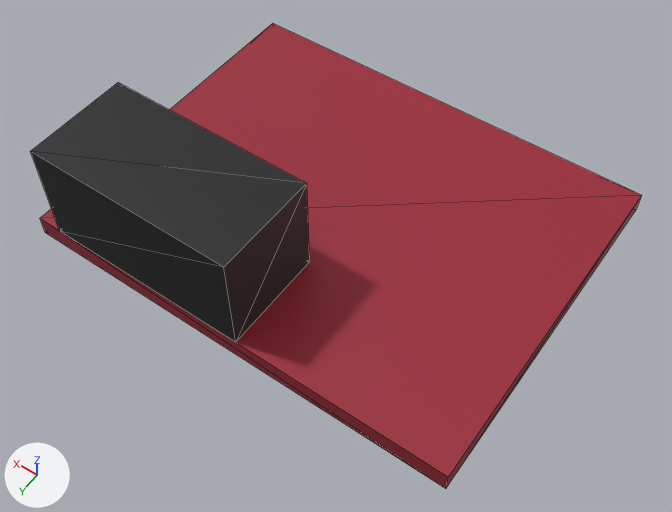
Two versions of the glTF model parts/relay-module-1ch/relay-module-1ch.glb, one commit apart.
Before and after are seen from a 50 mm lens placed at (-0.0252, 0.0383, 0.0549), pointed at (-0.0021, 0.0059, 0.0039). Every picture has the same lights, and +X, +Y and +Z are marked at lower left. The first picture is the older version. Mesh edges are drawn as thin lines. Where no turn or scale is listed for an object, it has been applied to the vertices. Vertices at exactly the same position are counted once.
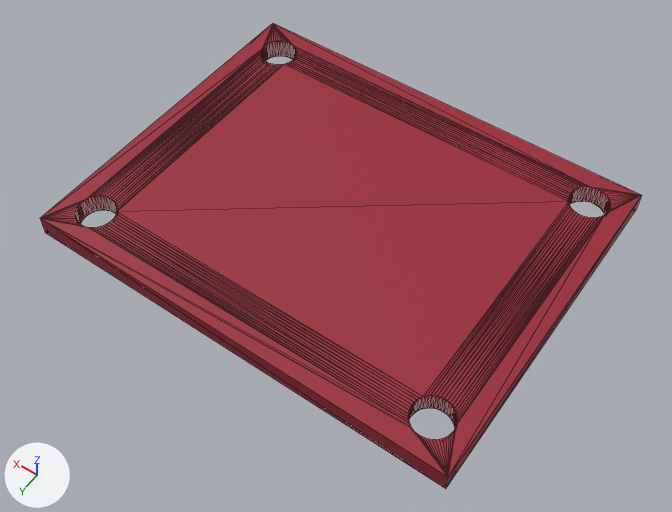
What differs and where, as boxes (x1, y1, x2, y2) in the pictures (672 x 512 px):
'Mesh_0', reshaped, moved: (40, 23, 642, 489) in both
'Mesh_1', deleted (black): before (31, 83, 309, 342)

Edits to the bpy script that builds the scene:
```text
Change me_mesh_0:
    used by ob_mesh_0; location = (0.0, 0.002, 0.00334)
    remove me_mesh_0.from_pydata(...)  # 8 vertices, 12 faces; spans x -0.017..0.017, y -0.0135..0.0135, z -0.0008..0.0008
    add me_mesh_0.from_pydata(...)  # 344 vertices, 700 faces; spans x -0.017..0.017, y -0.0115..0.0155, z 0.0025..0.0041
    me_mesh_0 part 1: 8 vertices removed from x -0.017..0.017, y -0.0135..0.0135, z -0.0008..0.0008; 344 vertices added at x -0.017..0.017, y -0.0115..0.0155, z 0.0025..0.0041
Change ob_mesh_0:
    ob_mesh_0.location: (0.0, 0.002, 0.00334) -> (0.0, 0.0, 0.0)
Remove ob_mesh_1:
    ob_mesh_1 = bpy.data.objects.new('Mesh_1', me_mesh_1)
    ob_mesh_1.location = (0.007, 0.0115, 0.00814)
```
